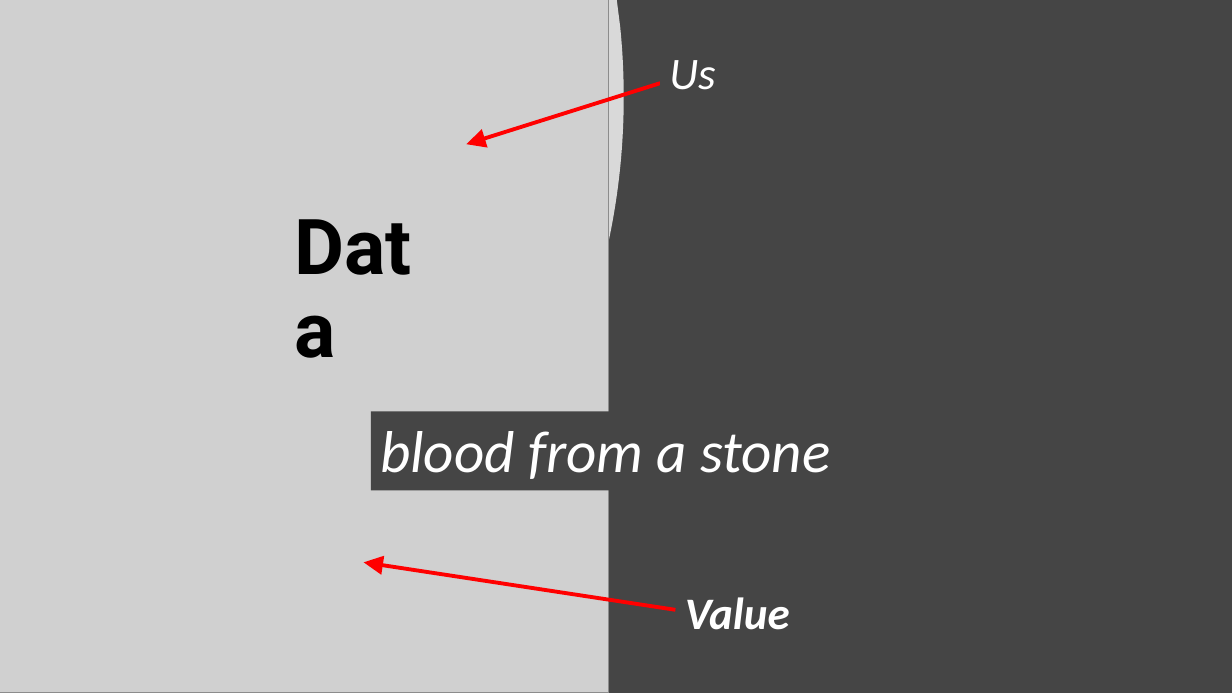
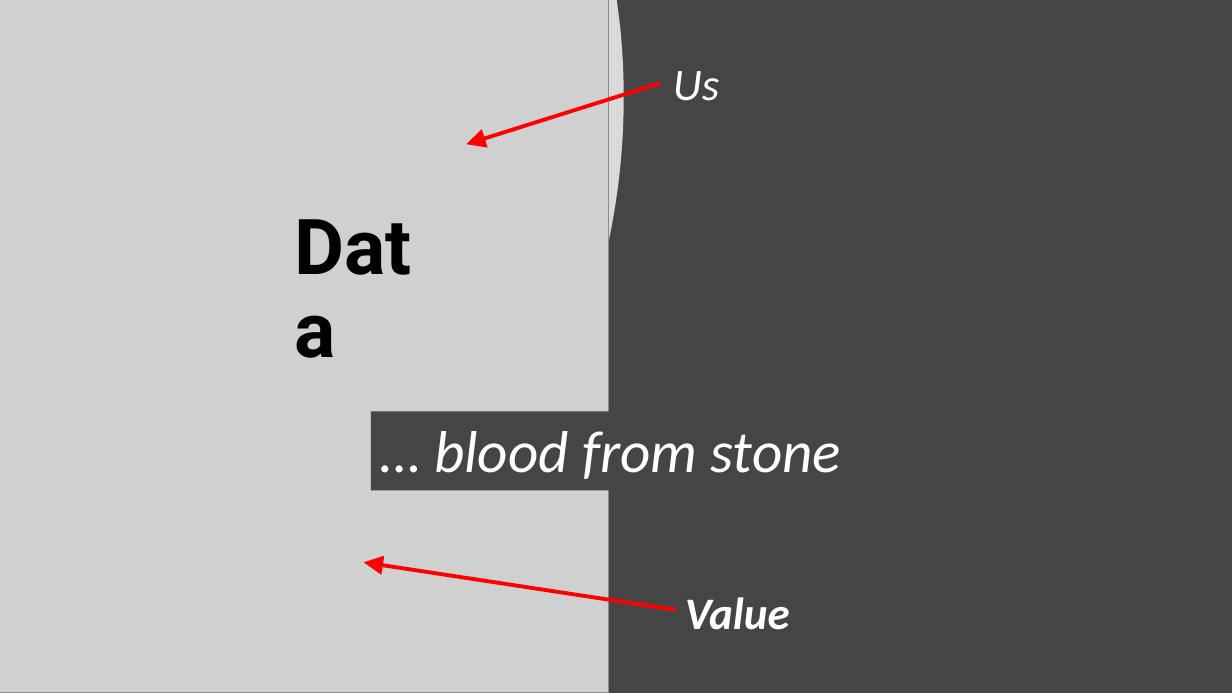
Before and after one commit to irwinwei73/GA-DSI-Capstone, a slide deck: slide 20 of Capstone_Final_Presentation.pptx (slide 19 before the commit). Drawn at 1232x693 pixels with LibreOffice and Linux fonts; fonts in the diff are those of the drawing; grey boxes stand for pictures. Boxes give left, top, right and bottom in pixels: in the first picture for what was removed or moved away, otherwise in the second. Text is boxed around its words. In the diff, an @@ line names an element or a change of style, - is before the commit and + after.

```diff
--- a/Capstone_Final_Presentation.pptx
+++ b/Capstone_Final_Presentation.pptx
@@ text "Us": place and size @@
-text "Us" at box(669, 60, 715, 90)
+text "Us" at box(673, 71, 719, 101)
@@ title at box(434, 431, 841, 479): text changed @@
-blood from a stone
+… blood from stone
```
Also in this commit, not shown: 7 other slides changed, 2 slides added, 1 slide removed.
